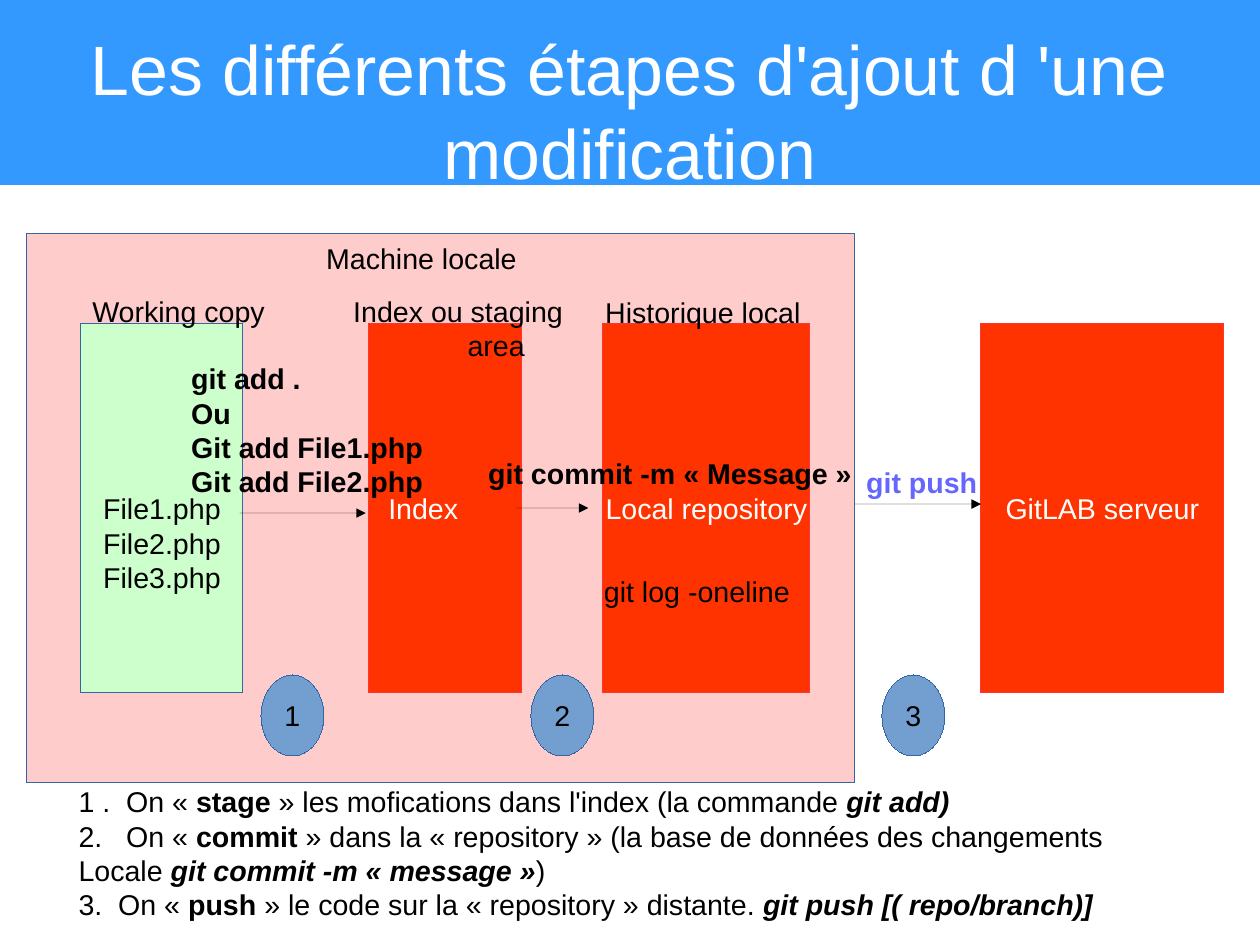
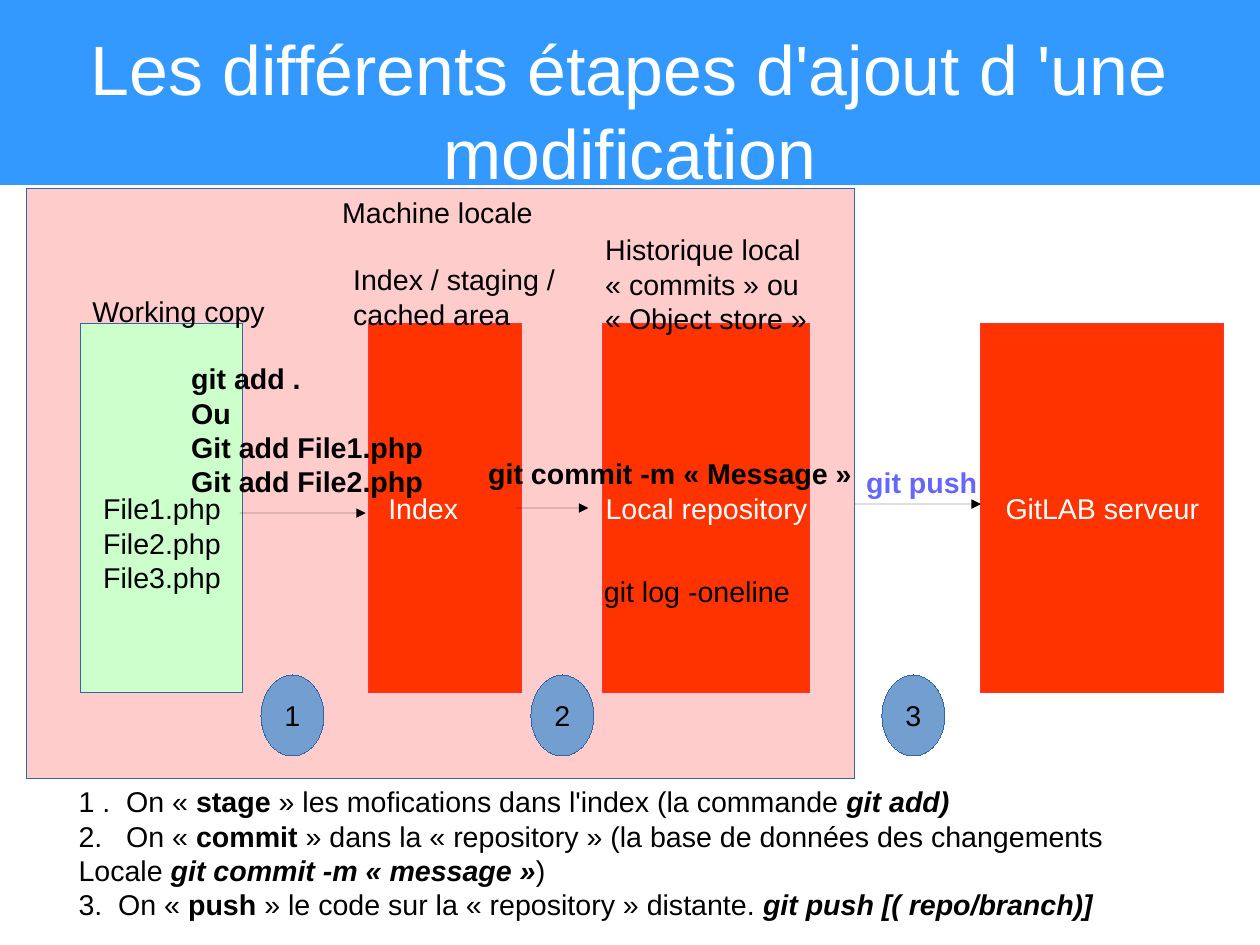
Before and after one commit to heylve/current, a slide deck: slide 10 of Presentations/git_explained.odp. Drawn at 1260x945 pixels with LibreOffice and Linux fonts; fonts in the diff are those of the drawing. Boxes give left, top, right and bottom in pixels: in the first picture for what was removed or moved away, otherwise in the second. Text is boxed around its words. In the diff, an @@ line names an element or a change of style, - is before the commit and + after.

```diff
--- a/Presentations/git_explained.odp
+++ b/Presentations/git_explained.odp
@@ rectangle: place and size @@
-rectangle at <box>27,234,855,783</box>
+rectangle at <box>27,189,855,779</box>
@@ text "Machine locale": place and size @@
-text "Machine locale" at <box>326,248,517,270</box>
+text "Machine locale" at <box>342,202,533,224</box>
@@ text "Historique local": place and size @@
-text "Historique local" at <box>605,302,801,329</box>
+text "Historique local" at <box>605,239,801,335</box>
@@ text at <box>353,269,539,330</box>: text changed @@
-Index ou staging
-area
+Index / staging /
+cached area
@@ text at <box>629,274,799,335</box>: paragraphs added @@
+« commits » ou
+« Object store »
```
Also in this commit, not shown: 5 other slides changed, 1 slide added, 1 other file.
